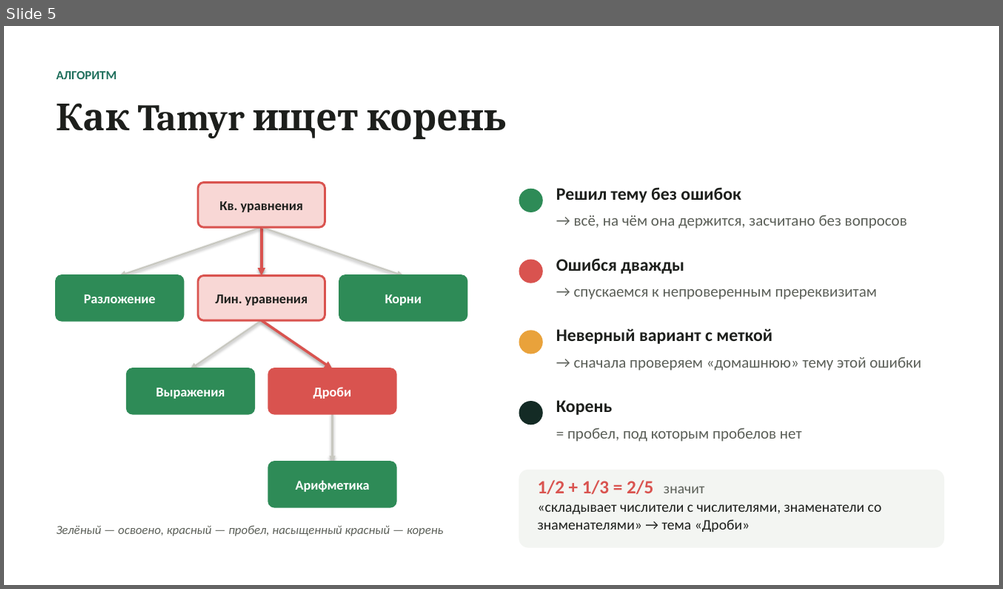
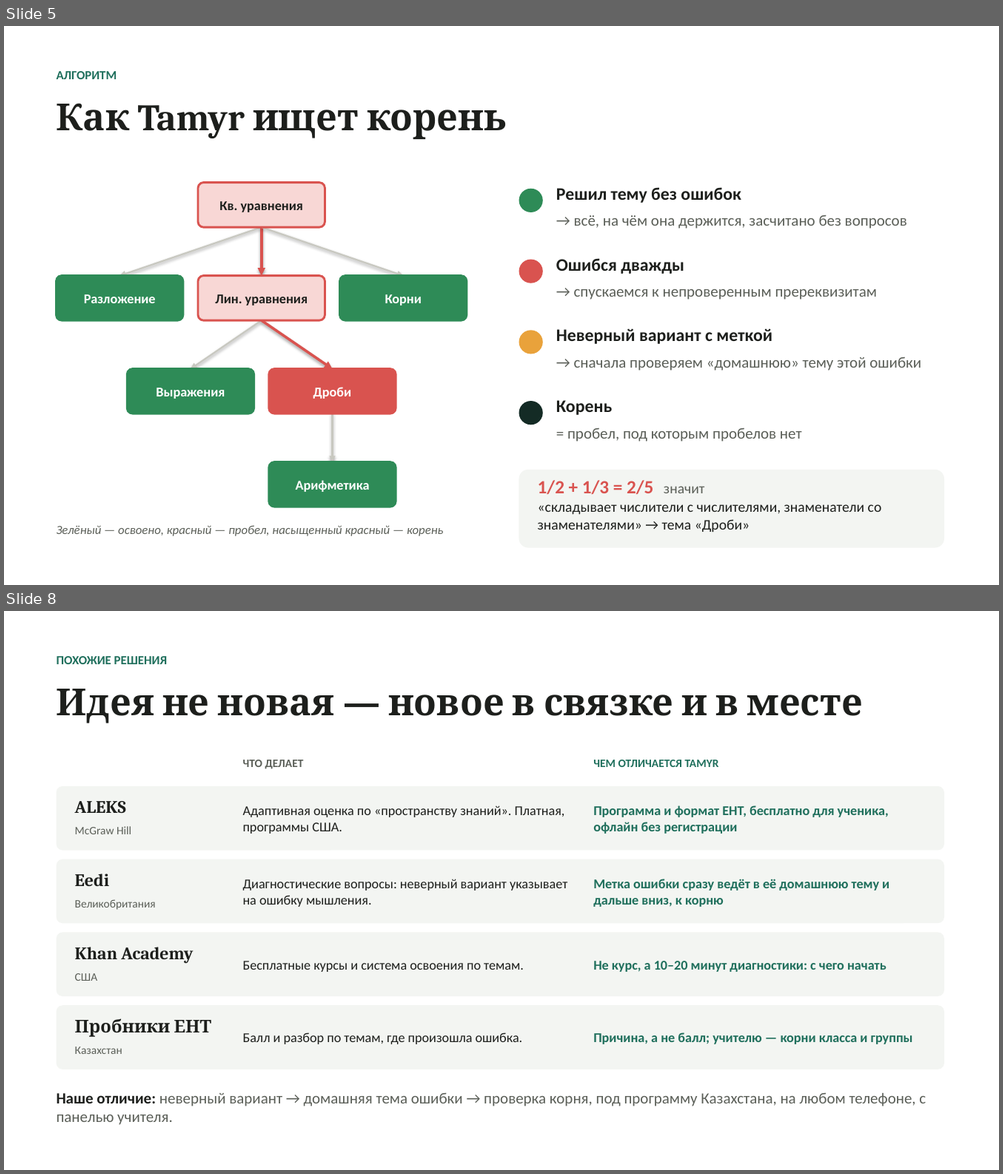
Before and after one commit to sas1k00/hackathonchik, a slide deck: docs/Tamyr_VentureHack2026.pptx. Shown one above the other, each under a label of ours: slide 5 before the commit, slides 5 and 8 after it; the slides between them are not shown. The pictures are 1003x589 and 1003x1174 pixels, drawn with LibreOffice and Linux fonts; fonts in the diff are those of the drawing. Boxes give left, top, right and bottom in pixels: in the first picture for what was removed or moved away, otherwise in the second. Text is boxed around its words. In the diff, an @@ line names an element or a change of style, - is before the commit and + after.

```diff
--- a/docs/Tamyr_VentureHack2026.pptx
+++ b/docs/Tamyr_VentureHack2026.pptx
@@ slide 8 added at box(4, 611, 999, 1170), background #FFFFFF @@
@@ text added at box(57, 656, 167, 664), 12 pt, text #1F6F5C, bold @@
+ПОХОЖИЕ РЕШЕНИЯ
@@ text added at box(57, 689, 862, 723), 36 pt, text #1D1F1C, bold @@
+Идея не новая — новое в связке и в месте
@@ text added at box(243, 760, 304, 769), 11 pt, text #5B5F58, bold @@
+ЧТО ДЕЛАЕТ
@@ text added at box(593, 760, 719, 767), 11 pt, text #1F6F5C, bold @@
+ЧЕМ ОТЛИЧАЕТСЯ TAMYR
@@ rounded rectangle added at box(57, 786, 944, 851), fill #F3F5F2 @@
@@ text added at box(75, 801, 126, 813), 17 pt, text #1D1F1C, bold @@
+ALEKS
@@ text added at box(243, 806, 565, 834), 13 pt, text #1D1F1C @@
+Адаптивная оценка по «пространству знаний». Платная, программы США.
@@ text added at box(593, 806, 888, 834), 13 pt, text #1F6F5C, bold @@
+Программа и формат ЕНТ, бесплатно для ученика, офлайн без регистрации
@@ text added at box(75, 826, 131, 834), 11 pt, text #5B5F58 @@
+McGraw Hill
@@ rounded rectangle added at box(57, 860, 944, 923), fill #F3F5F2 @@
@@ text added at box(75, 874, 109, 886), 17 pt, text #1D1F1C, bold @@
+Eedi
@@ text added at box(243, 879, 567, 907), 13 pt, text #1D1F1C @@
+Диагностические вопросы: неверный вариант указывает на ошибку мышления.
@@ text added at box(593, 879, 889, 907), 13 pt, text #1F6F5C, bold @@
+Метка ошибки сразу ведёт в её домашнюю тему и дальше вниз, к корню
@@ text added at box(75, 900, 156, 910), 11 pt, text #5B5F58 @@
+Великобритания
@@ rounded rectangle added at box(57, 933, 944, 997), fill #F3F5F2 @@
@@ text added at box(75, 947, 193, 963), 17 pt, text #1D1F1C, bold @@
+Khan Academy
@@ text added at box(243, 961, 523, 972), 13 pt, text #1D1F1C @@
+Бесплатные курсы и система освоения по темам.
@@ text added at box(593, 961, 886, 972), 13 pt, text #1F6F5C, bold @@
+Не курс, а 10–20 минут диагностики: с чего начать
@@ text added at box(75, 974, 98, 981), 11 pt, text #5B5F58 @@
+США
@@ rounded rectangle added at box(57, 1005, 944, 1070), fill #F3F5F2 @@
@@ text added at box(75, 1019, 212, 1037), 17 pt, text #1D1F1C, bold @@
+Пробники ЕНТ
@@ text added at box(75, 1047, 122, 1054), 11 pt, text #5B5F58 @@
+Казахстан
@@ text added at box(243, 1033, 523, 1045), 13 pt, text #1D1F1C @@
+Балл и разбор по темам, где произошла ошибка.
@@ text added at box(593, 1033, 913, 1045), 13 pt, text #1F6F5C, bold @@
+Причина, а не балл; учителю — корни класса и группы
@@ text added at box(57, 1093, 925, 1125), 15 pt, text #5B5F58 @@
+Наше отличие: неверный вариант → домашняя тема ошибки → проверка корня, под программу Казахстана, на любом телефоне, с панелью учителя.
```
Also in this commit, not shown: 6 slides changed, 11 other files.
